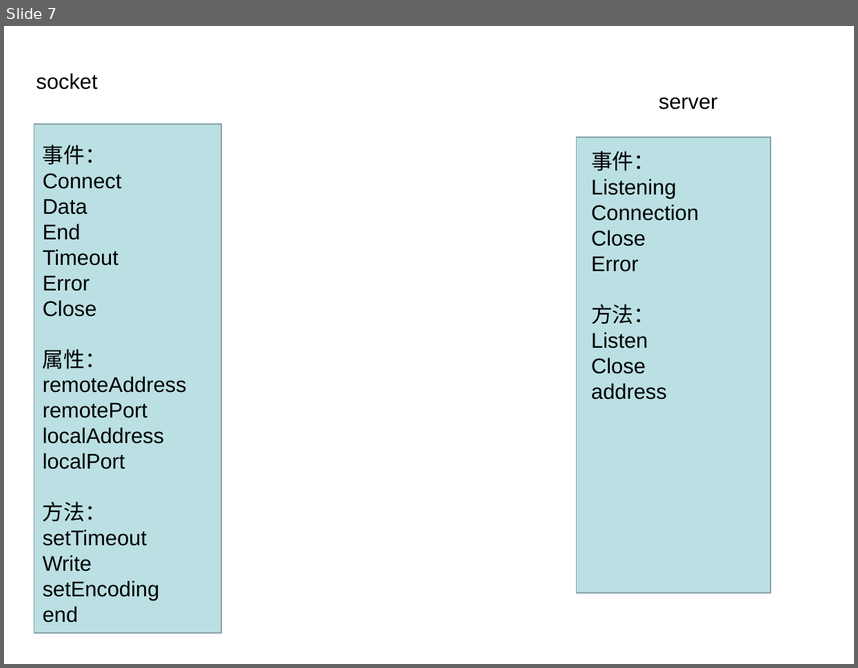
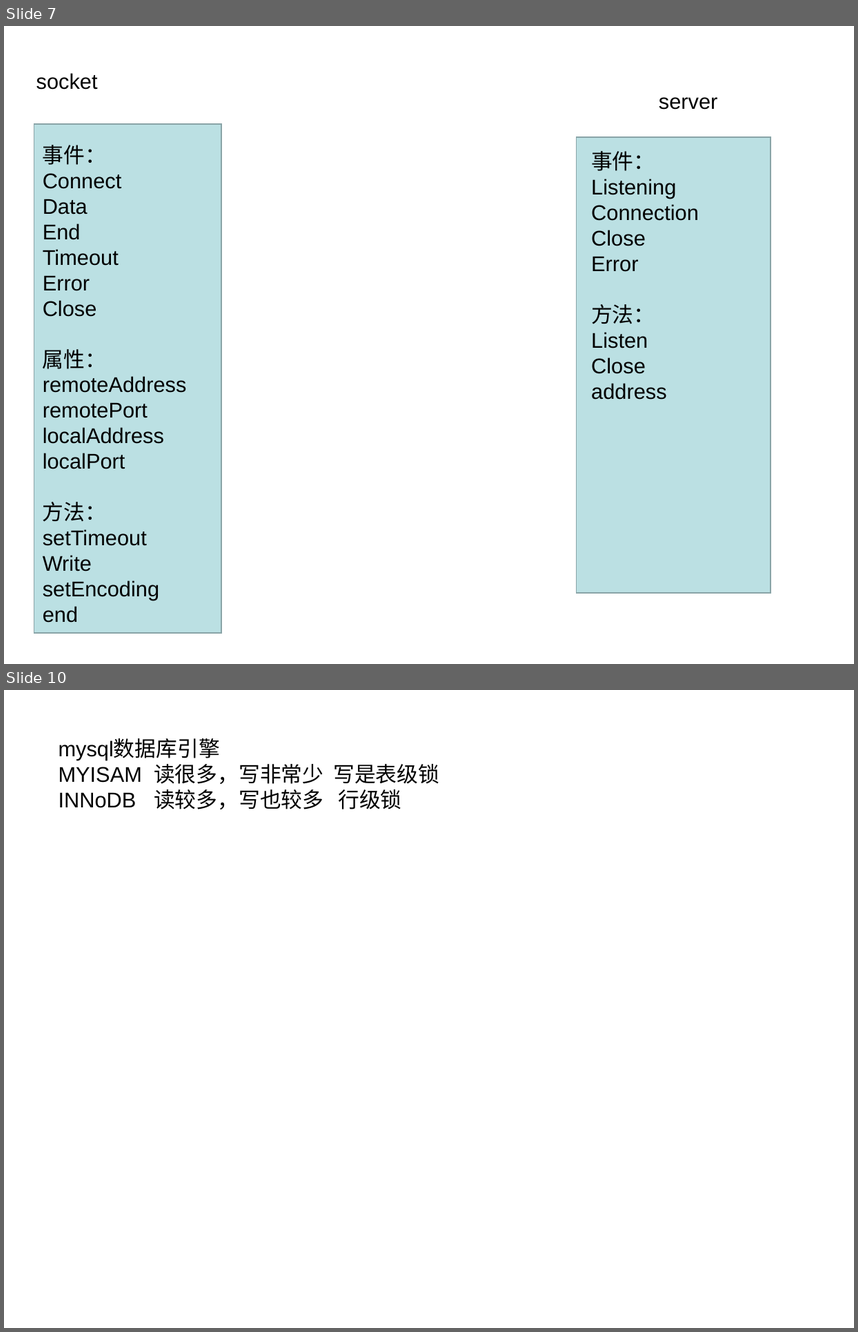
Before and after one commit to figerandlmj/duyiNativeJs, a slide deck: nodeJs/readme.ppt. Shown one above the other, each under a label of ours: slide 7 before the commit, slides 7 and 10 after it; the slides between them are not shown. The pictures are 858x668 and 858x1332 pixels, drawn with LibreOffice and Linux fonts; fonts in the diff are those of the drawing. Boxes give left, top, right and bottom in pixels: in the first picture for what was removed or moved away, otherwise in the second. Text is boxed around its words. In the diff, an @@ line names an element or a change of style, - is before the commit and + after.

```diff
--- a/nodeJs/readme.ppt
+++ b/nodeJs/readme.ppt
@@ slide 10 added at (x1=4, y1=690, x2=854, y2=1328), background #FFFFFF @@
@@ text added at (x1=59, y1=739, x2=439, y2=809), 18 pt, text #000000 @@
+mysql数据库引擎
+MYISAM 读很多，写非常少 写是表级锁
+INNoDB 读较多，写也较多 行级锁
```
Also in this commit, not shown: 1 slide changed, 1 other slide added, 16 other files.
